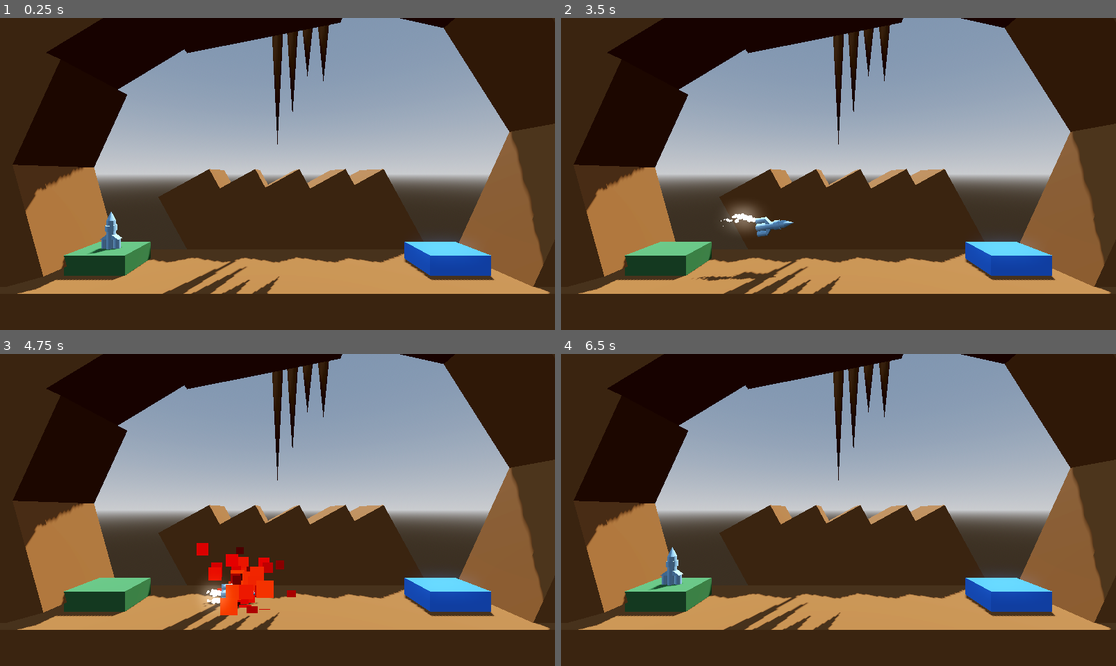
Above: before the commit, frames 1-4 (two rows, left to right).
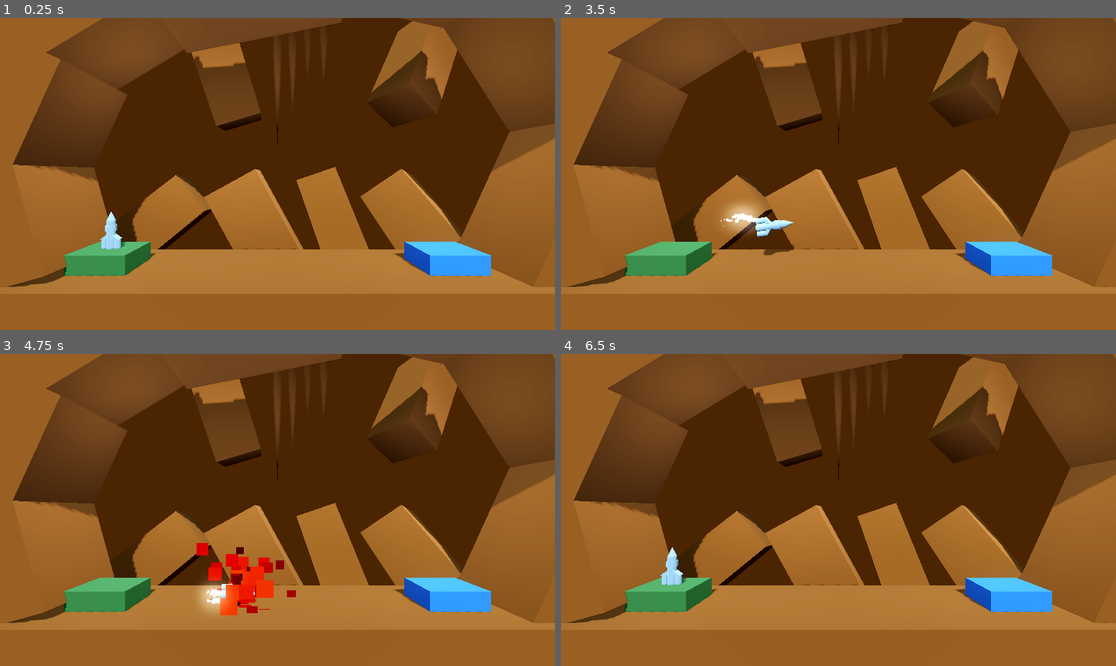
Above: after the commit, the same moments.

Repository: AllanSechrist/ProjectBoost
Game: Godot game, scene res://Level/level.tscn
The game is run twice, just before and just after one commit, with the same random seed, the same clock (stepped at 60 frames per second) and the same inputs.
Inputs:
- Up to frame 1 (0.25 s): no input
- Up to frame 2 (3.5 s): tap Enter at 0.5 s; hold D (rotate_right) 0.53-1.28 s; hold Space (boost) 0.53-1.28 s; hold A (rotate_left) 1.28-2.03 s; tap Space (boost) at 1.35, 2.85 s; hold Space (boost) 2.03-2.78 s; hold D (rotate_right) from 2.03 s (still down)
- Up to frame 3 (4.75 s): release D (rotate_right) at 3.53 s; hold Space (boost) 3.53-4.28 s; hold A (rotate_left) from 3.53 s (still down); tap Escape (ui_cancel) at 4.15 s; tap Space (boost) at 4.35 s
- Up to frame 4 (6.5 s): hold Space (boost) 5.03-5.78 s; release A (rotate_left) at 5.78 s; hold D (rotate_right) from 5.78 s (still down); tap Space (boost) at 5.85 s

The runs differ from the first frame. In frame 1, 90% of the frame differs, in the area x 0-100%, y 0-100%; in frame 2, 90%; in frame 3, 89%; in frame 4, 90%.

Commit message:
Adjust lighting for all levels

Diff:
--- a/Level/Background.tscn
+++ b/Level/Background.tscn
@@ -1,7 +1,22 @@
-[gd_scene load_steps=2 format=3 uid="uid://ci7l5phrxepg6"]
+[gd_scene load_steps=5 format=3 uid="uid://ci7l5phrxepg6"]
 
 [sub_resource type="StandardMaterial3D" id="StandardMaterial3D_yfk6w"]
 albedo_color = Color(0.44, 0.275, 0.11, 1)
+
+[sub_resource type="ProceduralSkyMaterial" id="ProceduralSkyMaterial_pnfku"]
+sky_horizon_color = Color(0.66224277, 0.6717428, 0.6867428, 1)
+ground_horizon_color = Color(0.66224277, 0.6717428, 0.6867428, 1)
+
+[sub_resource type="Sky" id="Sky_o6mkr"]
+sky_material = SubResource("ProceduralSkyMaterial_pnfku")
+
+[sub_resource type="Environment" id="Environment_apigy"]
+background_mode = 1
+background_color = Color(0.06, 0.03184, 0.0072000003, 1)
+sky = SubResource("Sky_o6mkr")
+ambient_light_source = 3
+tonemap_mode = 2
+glow_enabled = true
 
 [node name="floor" type="CSGBox3D" groups=["Fail"]]
 use_collision = true
@@ -44,17 +59,17 @@
 material = SubResource("StandardMaterial3D_yfk6w")
 
 [node name="BackGroundPillar" type="CSGBox3D" parent="."]
-transform = Transform3D(-0.87620574, 0.4819372, 0, -0.4819372, -0.87620574, 0, 0, 0, 1, 7.972, 3.997, -5)
+transform = Transform3D(-0.6148494, 0.33818403, -0.71245486, -0.6092091, -0.77736264, 0.15675412, -0.50082386, 0.5304141, 0.6839856, 11.796104, 3.997, -5)
 size = Vector3(4, 10, 4)
 material = SubResource("StandardMaterial3D_yfk6w")
 
 [node name="BackGroundPillar2" type="CSGBox3D" parent="."]
-transform = Transform3D(-0.87620574, 0.4819372, 0, -0.4819372, -0.87620574, 0, 0, 0, 1, 5.348816, 3.997, -5)
+transform = Transform3D(-0.943329, 0.298447, -0.14512049, -0.32516718, -0.9186213, 0.22450249, -0.066308655, 0.25896803, 0.9636071, 5.53673, 3.997, -9.6459255)
 size = Vector3(4, 10, 4)
 material = SubResource("StandardMaterial3D_yfk6w")
 
 [node name="BackGroundPillar3" type="CSGBox3D" parent="."]
-transform = Transform3D(-0.87620574, 0.4819372, 0, -0.4819372, -0.87620574, 0, 0, 0, 1, 2.1607637, 3.997, -5)
+transform = Transform3D(0.41468278, -0.44892332, 0.79152143, 0.05645094, -0.8554696, -0.51476735, 0.9082134, 0.25814724, -0.32940632, 13.140176, 19.13953, -8.423806)
 size = Vector3(4, 10, 4)
 material = SubResource("StandardMaterial3D_yfk6w")
 
@@ -64,7 +79,12 @@
 material = SubResource("StandardMaterial3D_yfk6w")
 
 [node name="BackGroundPillar5" type="CSGBox3D" parent="."]
-transform = Transform3D(-0.87620574, 0.4819372, 0, -0.4819372, -0.87620574, 0, 0, 0, 1, -4.0498023, 3.997, -5)
+transform = Transform3D(-0.07172622, -0.7625609, -0.6429281, -0.10505776, -0.6352269, 0.7651471, -0.991876, 0.12242558, -0.034550495, -11.4650345, 3.997, -7.8816185)
+size = Vector3(4, 10, 4)
+material = SubResource("StandardMaterial3D_yfk6w")
+
+[node name="BackGroundPillar6" type="CSGBox3D" parent="."]
+transform = Transform3D(-0.069385454, -0.2930354, 0.9535808, 0.10661823, 0.9482312, 0.2991493, -0.991876, 0.12242558, -0.034550488, -4.9469986, 18.654167, -7.8816185)
 size = Vector3(4, 10, 4)
 material = SubResource("StandardMaterial3D_yfk6w")
 
@@ -91,3 +111,26 @@
 height = 5.1015625
 cone = true
 material = SubResource("StandardMaterial3D_yfk6w")
+
+[node name="DirectionalLight3D" type="DirectionalLight3D" parent="."]
+transform = Transform3D(0.9848077, -0.11161889, 0.13302222, 0, 0.76604444, 0.6427876, -0.17364818, -0.6330222, 0.7544065, 0, 0, 11.821226)
+light_energy = 0.5
+shadow_enabled = true
+
+[node name="WorldEnvironment" type="WorldEnvironment" parent="."]
+environment = SubResource("Environment_apigy")
+
+[node name="OmniLight3D" type="OmniLight3D" parent="."]
+transform = Transform3D(1, 0, 0, 0, 1, 0, 0, 0, 1, 1.6596994, 13, 0)
+omni_range = 12.0
+omni_attenuation = 0.5
+
+[node name="OmniLight3D3" type="OmniLight3D" parent="."]
+transform = Transform3D(1, 0, 0, 0, 1, 0, 0, 0, 1, 9.758283, 13, 0)
+omni_range = 12.0
+omni_attenuation = 0.5
+
+[node name="OmniLight3D2" type="OmniLight3D" parent="."]
+transform = Transform3D(1, 0, 0, 0, 1, 0, 0, 0, 1, -6.8124976, 13, 0)
+omni_range = 12.0
+omni_attenuation = 0.5
--- a/Level/level.tscn
+++ b/Level/level.tscn
@@ -1,21 +1,8 @@
-[gd_scene load_steps=9 format=3 uid="uid://rteyp4l6ckcy"]
+[gd_scene load_steps=6 format=3 uid="uid://rteyp4l6ckcy"]
 
 [ext_resource type="PackedScene" uid="uid://b4ebypukt371f" path="res://player.tscn" id="1_o6mkr"]
 [ext_resource type="Script" uid="uid://csi27su1qbu5e" path="res://Level/landing_pad.gd" id="2_qmtf6"]
 [ext_resource type="PackedScene" uid="uid://ci7l5phrxepg6" path="res://Level/Background.tscn" id="2_uawph"]
-
-[sub_resource type="ProceduralSkyMaterial" id="ProceduralSkyMaterial_yfk6w"]
-sky_horizon_color = Color(0.66224277, 0.6717428, 0.6867428, 1)
-ground_horizon_color = Color(0.66224277, 0.6717428, 0.6867428, 1)
-
-[sub_resource type="Sky" id="Sky_o6mkr"]
-sky_material = SubResource("ProceduralSkyMaterial_yfk6w")
-
-[sub_resource type="Environment" id="Environment_qmtf6"]
-background_mode = 2
-sky = SubResource("Sky_o6mkr")
-tonemap_mode = 2
-glow_enabled = true
 
 [sub_resource type="StandardMaterial3D" id="StandardMaterial3D_o6mkr"]
 albedo_color = Color(0.18610126, 0.39892048, 0.2171568, 1)
@@ -27,13 +14,6 @@
 
 [node name="Player" parent="." instance=ExtResource("1_o6mkr")]
 transform = Transform3D(1, 0, 0, 0, 1, 0, 0, 0, 1, -9, 2.043148, 0)
-
-[node name="WorldEnvironment" type="WorldEnvironment" parent="."]
-environment = SubResource("Environment_qmtf6")
-
-[node name="DirectionalLight3D" type="DirectionalLight3D" parent="."]
-transform = Transform3D(-0.8660254, -0.43301278, 0.25, 0, 0.49999997, 0.86602545, -0.50000006, 0.75, -0.43301266, 0, 0, 0)
-shadow_enabled = true
 
 [node name="floor" parent="." instance=ExtResource("2_uawph")]
 transform = Transform3D(1, 0, 0, 0, 1, 0, 0, 0, 1, 0, -4, 0)
--- a/Level/level_2.tscn
+++ b/Level/level_2.tscn
@@ -1,21 +1,8 @@
-[gd_scene load_steps=10 format=3 uid="uid://7n03lww3x2x"]
+[gd_scene load_steps=7 format=3 uid="uid://7n03lww3x2x"]
 
 [ext_resource type="PackedScene" uid="uid://b4ebypukt371f" path="res://player.tscn" id="1_qejoh"]
 [ext_resource type="Script" uid="uid://csi27su1qbu5e" path="res://Level/landing_pad.gd" id="2_4d0gg"]
 [ext_resource type="PackedScene" uid="uid://ci7l5phrxepg6" path="res://Level/Background.tscn" id="3_mpmgm"]
-
-[sub_resource type="ProceduralSkyMaterial" id="ProceduralSkyMaterial_yfk6w"]
-sky_horizon_color = Color(0.66224277, 0.6717428, 0.6867428, 1)
-ground_horizon_color = Color(0.66224277, 0.6717428, 0.6867428, 1)
-
-[sub_resource type="Sky" id="Sky_o6mkr"]
-sky_material = SubResource("ProceduralSkyMaterial_yfk6w")
-
-[sub_resource type="Environment" id="Environment_qmtf6"]
-background_mode = 2
-sky = SubResource("Sky_o6mkr")
-tonemap_mode = 2
-glow_enabled = true
 
 [sub_resource type="StandardMaterial3D" id="StandardMaterial3D_rjurc"]
 albedo_color = Color(1, 0.03529412, 0.22352941, 1)
@@ -33,13 +20,6 @@
 
 [node name="floor" parent="." instance=ExtResource("3_mpmgm")]
 transform = Transform3D(1, 0, 0, 0, 1, 0, 0, 0, 1, 0, -4, 0)
-
-[node name="WorldEnvironment" type="WorldEnvironment" parent="."]
-environment = SubResource("Environment_qmtf6")
-
-[node name="DirectionalLight3D" type="DirectionalLight3D" parent="."]
-transform = Transform3D(-0.8660254, -0.43301278, 0.25, 0, 0.49999997, 0.86602545, -0.50000006, 0.75, -0.43301266, 0, 0, 0)
-shadow_enabled = true
 
 [node name="Obstacle" type="CSGBox3D" parent="." groups=["Fail"]]
 transform = Transform3D(1, 0, 0, 0, 1, 0, 0, 0, 1, 0, 1.9358082, 0)
--- a/Level/level_3.tscn
+++ b/Level/level_3.tscn
@@ -1,21 +1,8 @@
-[gd_scene load_steps=10 format=3 uid="uid://d2uspv4u1ugra"]
+[gd_scene load_steps=7 format=3 uid="uid://d2uspv4u1ugra"]
 
 [ext_resource type="PackedScene" uid="uid://b4ebypukt371f" path="res://player.tscn" id="1_0ra4b"]
 [ext_resource type="Script" uid="uid://csi27su1qbu5e" path="res://Level/landing_pad.gd" id="2_77kxn"]
 [ext_resource type="PackedScene" uid="uid://ci7l5phrxepg6" path="res://Level/Background.tscn" id="3_77kxn"]
-
-[sub_resource type="ProceduralSkyMaterial" id="ProceduralSkyMaterial_yfk6w"]
-sky_horizon_color = Color(0.66224277, 0.6717428, 0.6867428, 1)
-ground_horizon_color = Color(0.66224277, 0.6717428, 0.6867428, 1)
-
-[sub_resource type="Sky" id="Sky_o6mkr"]
-sky_material = SubResource("ProceduralSkyMaterial_yfk6w")
-
-[sub_resource type="Environment" id="Environment_qmtf6"]
-background_mode = 2
-sky = SubResource("Sky_o6mkr")
-tonemap_mode = 2
-glow_enabled = true
 
 [sub_resource type="StandardMaterial3D" id="StandardMaterial3D_rjurc"]
 albedo_color = Color(1, 0.03529412, 0.22352941, 1)
@@ -30,13 +17,6 @@
 
 [node name="Player" parent="." instance=ExtResource("1_0ra4b")]
 transform = Transform3D(1, 0, 0, 0, 1, 0, 0, 0, 1, -9, 2.043148, 0)
-
-[node name="WorldEnvironment" type="WorldEnvironment" parent="."]
-environment = SubResource("Environment_qmtf6")
-
-[node name="DirectionalLight3D" type="DirectionalLight3D" parent="."]
-transform = Transform3D(-0.8660254, -0.43301278, 0.25, 0, 0.49999997, 0.86602545, -0.50000006, 0.75, -0.43301266, 0, 0, 0)
-shadow_enabled = true
 
 [node name="Obstacle" type="CSGBox3D" parent="." groups=["Fail"]]
 transform = Transform3D(1, 0, 0, 0, 1, 0, 0, 0, 1, 0, 6.6901064, 0)
--- a/Level/level_4.tscn
+++ b/Level/level_4.tscn
@@ -1,22 +1,9 @@
-[gd_scene load_steps=10 format=3 uid="uid://2vrhdlgi5v67"]
+[gd_scene load_steps=7 format=3 uid="uid://2vrhdlgi5v67"]
 
 [ext_resource type="PackedScene" uid="uid://b4ebypukt371f" path="res://player.tscn" id="1_peyg1"]
 [ext_resource type="Script" uid="uid://csi27su1qbu5e" path="res://Level/landing_pad.gd" id="2_ncm42"]
 [ext_resource type="PackedScene" uid="uid://c8enbnm356xl7" path="res://moving_hazard.tscn" id="3_ncm42"]
 [ext_resource type="PackedScene" uid="uid://ci7l5phrxepg6" path="res://Level/Background.tscn" id="4_to4kk"]
-
-[sub_resource type="ProceduralSkyMaterial" id="ProceduralSkyMaterial_yfk6w"]
-sky_horizon_color = Color(0.66224277, 0.6717428, 0.6867428, 1)
-ground_horizon_color = Color(0.66224277, 0.6717428, 0.6867428, 1)
-
-[sub_resource type="Sky" id="Sky_o6mkr"]
-sky_material = SubResource("ProceduralSkyMaterial_yfk6w")
-
-[sub_resource type="Environment" id="Environment_qmtf6"]
-background_mode = 2
-sky = SubResource("Sky_o6mkr")
-tonemap_mode = 2
-glow_enabled = true
 
 [sub_resource type="StandardMaterial3D" id="StandardMaterial3D_o6mkr"]
 albedo_color = Color(0.18610126, 0.39892048, 0.2171568, 1)
@@ -28,13 +15,6 @@
 
 [node name="Player" parent="." instance=ExtResource("1_peyg1")]
 transform = Transform3D(1, 0, 0, 0, 1, 0, 0, 0, 1, -9, 2.043148, 0)
-
-[node name="WorldEnvironment" type="WorldEnvironment" parent="."]
-environment = SubResource("Environment_qmtf6")
-
-[node name="DirectionalLight3D" type="DirectionalLight3D" parent="."]
-transform = Transform3D(-0.8660254, -0.43301278, 0.25, 0, 0.49999997, 0.86602545, -0.50000006, 0.75, -0.43301266, 0, 0, 0)
-shadow_enabled = true
 
 [node name="LaunchPad" type="CSGBox3D" parent="."]
 transform = Transform3D(1, 0, 0, 0, 1, 0, 0, 0, 1, -9, 0.5, 0)
--- a/player.gd
+++ b/player.gd
@@ -36,6 +36,9 @@
 	else:
 		left_booster_particles.emitting = false
 
+	if Input.is_action_pressed("ui_cancel"):
+		get_tree().quit()
+
 func _on_body_entered(body: Node) -> void:
 	if not is_transitioning:
 		if "Goal" in body.get_groups():
Not shown, changed: .gitignore
